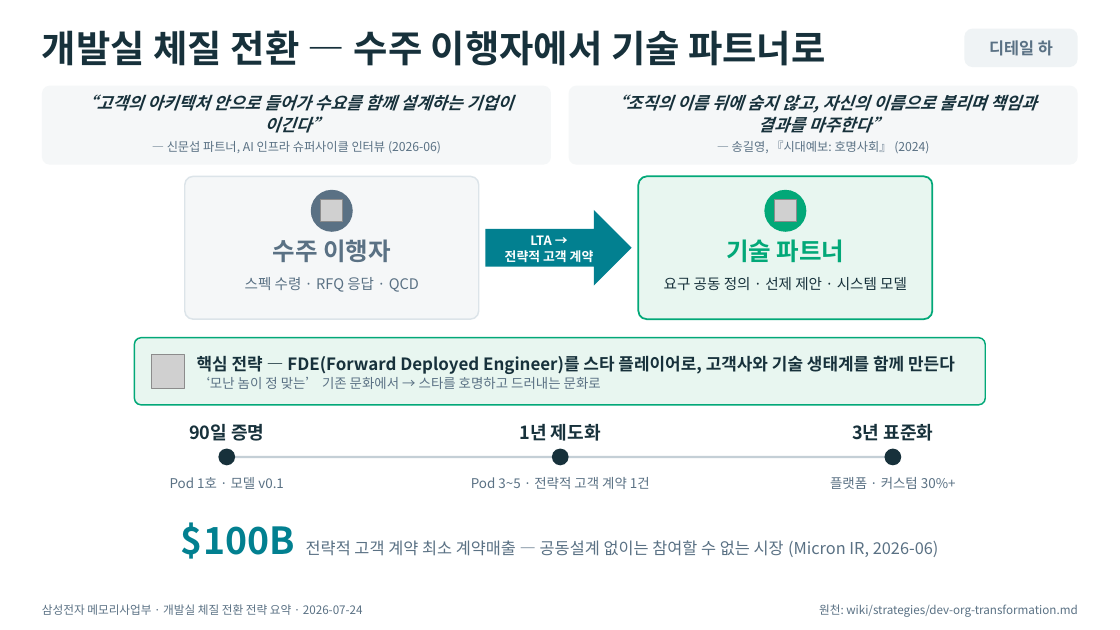
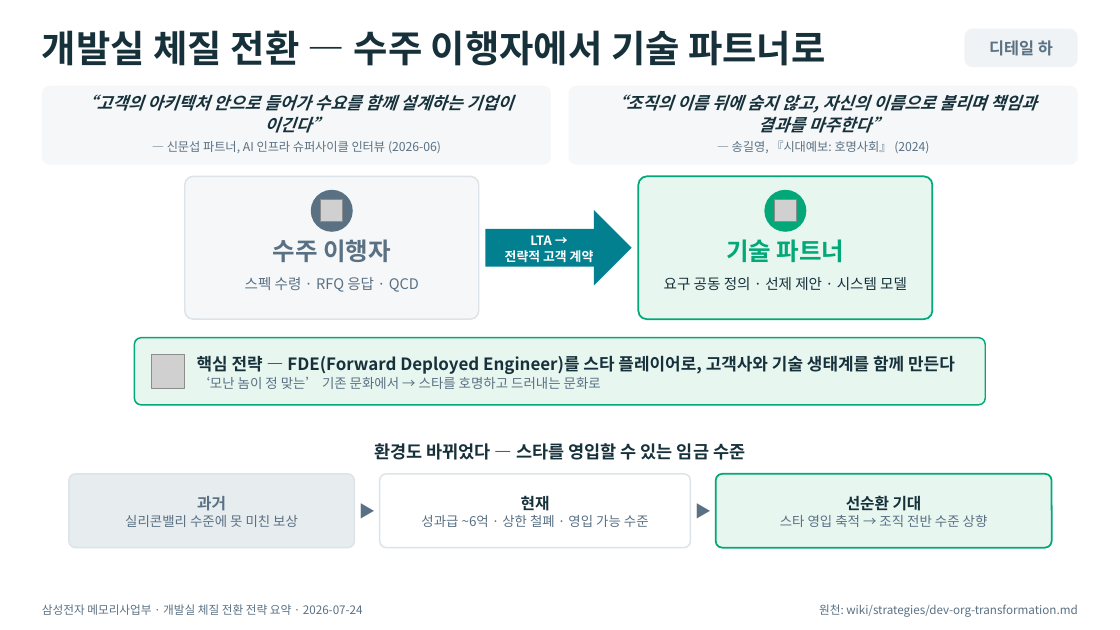
Before and after one commit to k31001/action-learning, a slide deck: slide 3 of outputs/presentation/dev-transformation-summary.pptx. Drawn at 1120x630 pixels with LibreOffice and Linux fonts; fonts in the diff are those of the drawing; grey boxes stand for pictures. Boxes give left, top, right and bottom in pixels: in the first picture for what was removed or moved away, otherwise in the second. Text is boxed around its words. In the diff, an @@ line names an element or a change of style, - is before the commit and + after.

```diff
--- a/outputs/presentation/dev-transformation-summary.pptx
+++ b/outputs/presentation/dev-transformation-summary.pptx
@@ text removed at (189,424,264,441) @@
-90일 증명
@@ ellipse removed at (218,449,235,465) @@
@@ text added at (374,443,745,460), 15 pt, text #17313B, bold @@
+환경도 바뀌었다 — 스타를 영입할 수 있는 임금 수준
@@ text removed at (520,424,601,441) @@
-1년 제도화
@@ ellipse removed at (552,449,569,465) @@
@@ text removed at (852,424,934,441) @@
-3년 표준화
@@ ellipse removed at (885,449,902,465) @@
@@ rounded rectangle added at (69,474,355,548), fill #E7ECEF, outline #DCE4E9 1.25 pt, 11.5 pt, text #5A7184 @@
+과거
+실리콘밸리 수준에 못 미친 보상
@@ text removed at (170,477,284,489) @@
-Pod 1호 · 모델 v0.1
@@ line removed from (227, 457) to (893, 457) @@
@@ text added at (355,474,380,548), 14 pt, text #5A7184 @@
+▶
@@ rounded rectangle added at (380,474,691,548), fill #FFFFFF, outline #DCE4E9 1.25 pt, 11.5 pt, text #5A7184 @@
+현재
+성과급 ~6억 · 상한 철폐 · 영입 가능 수준
@@ text removed at (471,477,650,489) @@
-Pod 3~5 · 전략적 고객 계약 1건
@@ text added at (691,474,716,548), 14 pt, text #5A7184 @@
+▶
@@ rounded rectangle added at (716,474,1052,548), fill #E8F6F0, outline #02A878 1.5 pt, 11.5 pt, text #5A7184 @@
+선순환 기대
+스타 영입 축적 → 조직 전반 수준 상향
@@ text removed at (830,477,956,489) @@
-플랫폼 · 커스텀 30%+
@@ text removed at (181,522,939,559) @@
-$100B 전략적 고객 계약 최소 계약매출 — 공동설계 없이는 참여할 수 없는 시장 (Micron IR, 2026-06)
```
Also in this commit, not shown: 2 other slides changed, 12 other files.
